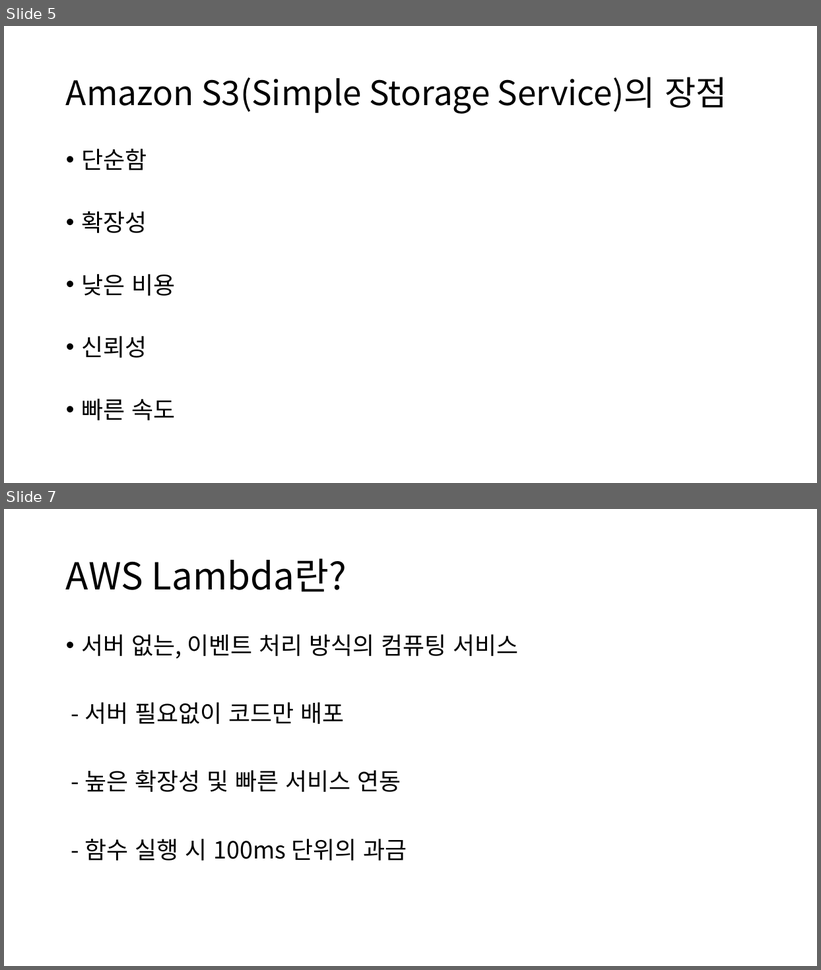
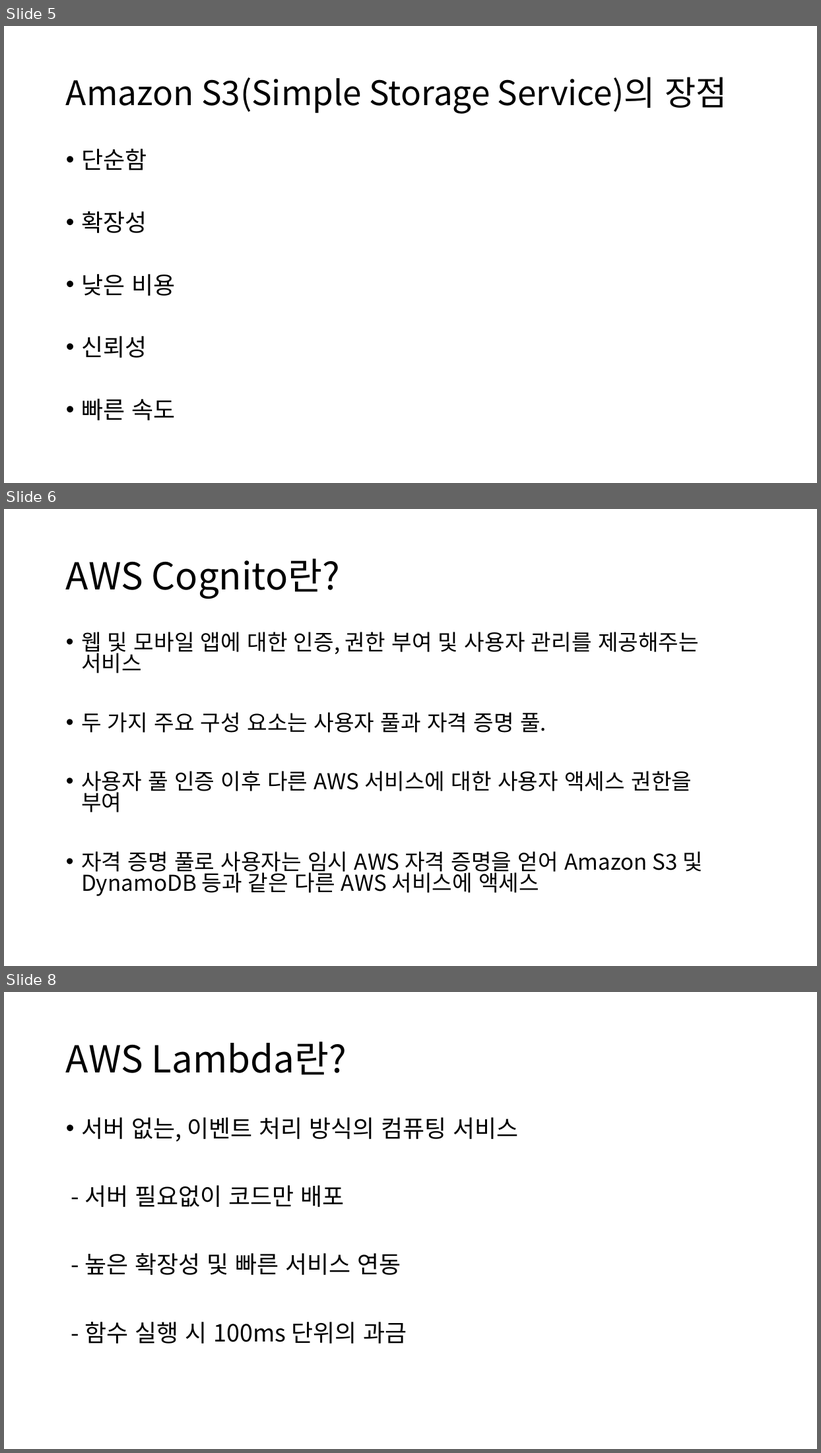
Before and after one commit to popuyaha/mlog-serverless-stack-test, a slide deck: AWS기반 Serverless 아키텍쳐.pptx. Shown one above the other, each under a label of ours: slides 5 and 7 before the commit, slides 5, 6 and 8 after it; the slides between them are not shown. The pictures are 821x970 and 821x1453 pixels, drawn with LibreOffice and Linux fonts; fonts in the diff are those of the drawing. Boxes give left, top, right and bottom in pixels: in the first picture for what was removed or moved away, otherwise in the second. Text is boxed around its words. In the diff, an @@ line names an element or a change of style, - is before the commit and + after.

```diff
--- a/AWS기반 Serverless 아키텍쳐.pptx
+++ b/AWS기반 Serverless 아키텍쳐.pptx
@@ slide 6 added at (4,509,817,966), background #FFFFFF @@
@@ title added at (66,559,341,599), 44 pt, text #000000 @@
+AWS Cognito란?
@@ text added at (81,632,703,896), 25.9 pt, text #000000 @@
+• 웹 및 모바일 앱에 대한 인증, 권한 부여 및 사용자 관리를 제공해주는 서비스
+• 두 가지 주요 구성 요소는 사용자 풀과 자격 증명 풀.
+• 사용자 풀 인증 이후 다른 AWS 서비스에 대한 사용자 액세스 권한을 부여
+• 자격 증명 풀로 사용자는 임시 AWS 자격 증명을 얻어 Amazon S3 및 DynamoDB 등과 같은 다른 AWS 서비스에 액세스
@@ what was slide 7 is now slide 8 @@
```
Also in this commit, not shown: 2 slides changed, 3 other slides added, 2 slides removed, 19 other files.
